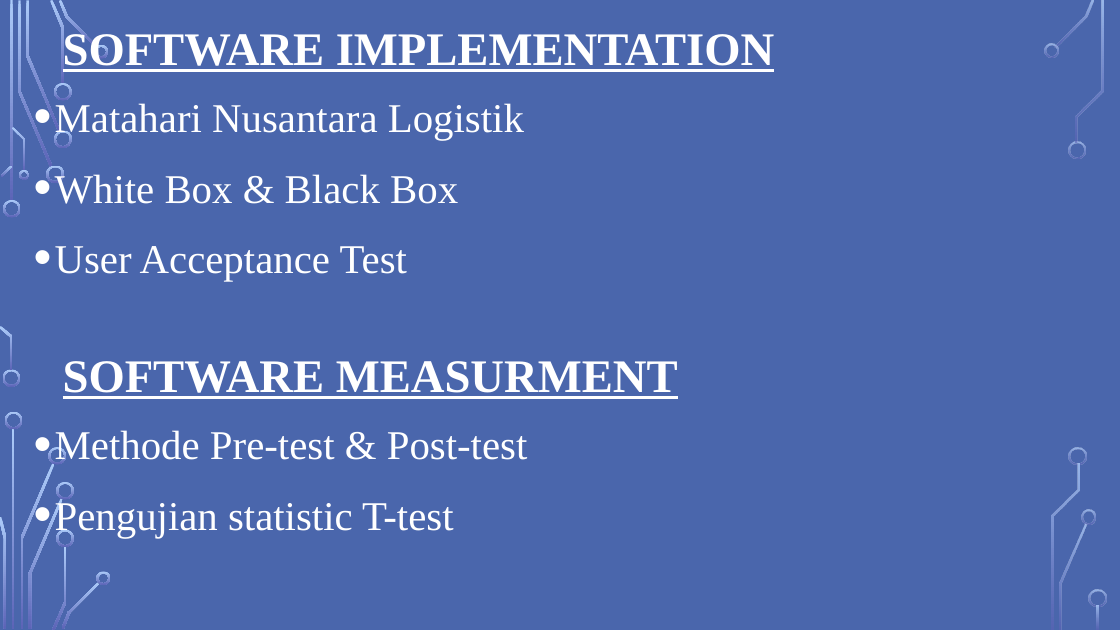
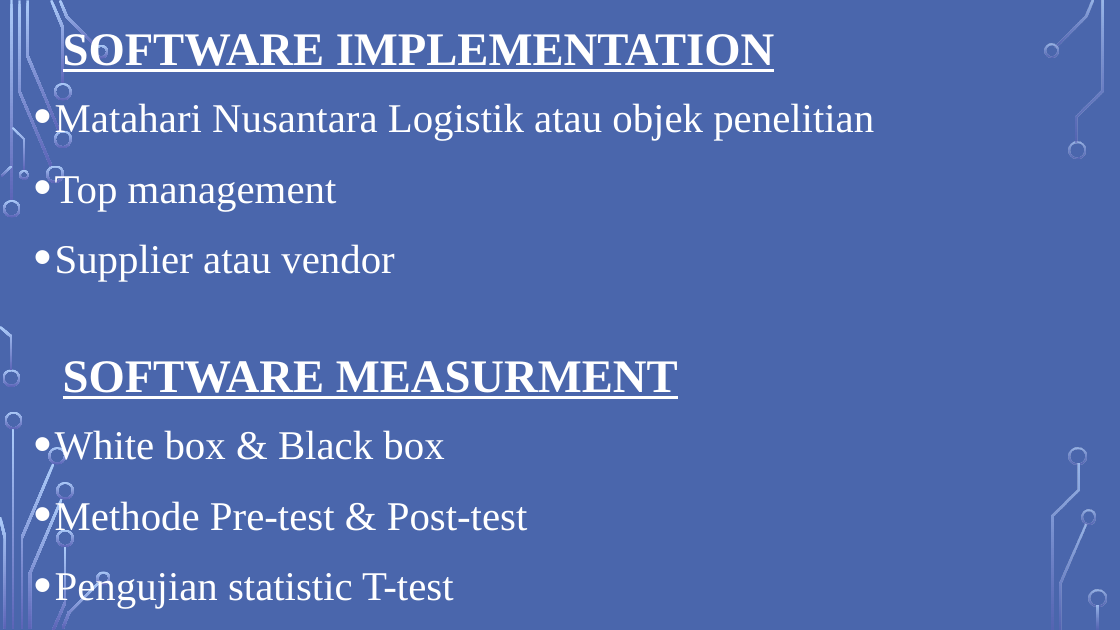
Before and after one commit to MYusron12/repository-detail-skripsi, a slide deck: slide 8 of skripsi ppt.pptx (slide 4 before the commit). Drawn at 1120x630 pixels with LibreOffice and Linux fonts; fonts in the diff are those of the drawing; background and template pictures are left out. Boxes give left, top, right and bottom in pixels: in the first picture for what was removed or moved away, otherwise in the second. Text is boxed around its words. In the diff, an @@ line names an element or a change of style, - is before the commit and + after.

```diff
--- a/skripsi ppt.pptx
+++ b/skripsi ppt.pptx
@@ text at (55,103,874,281): text changed @@
-• Matahari Nusantara Logistik
-• White Box & Black Box
-• User Acceptance Test
+• Matahari Nusantara Logistik atau objek penelitian
+• Top management
+• Supplier atau vendor
@@ text at (55,430,444,460): paragraph added @@
+• White box & Black box
```
Also in this commit, not shown: 2 other slides changed, 4 slides added, 2 other files.
